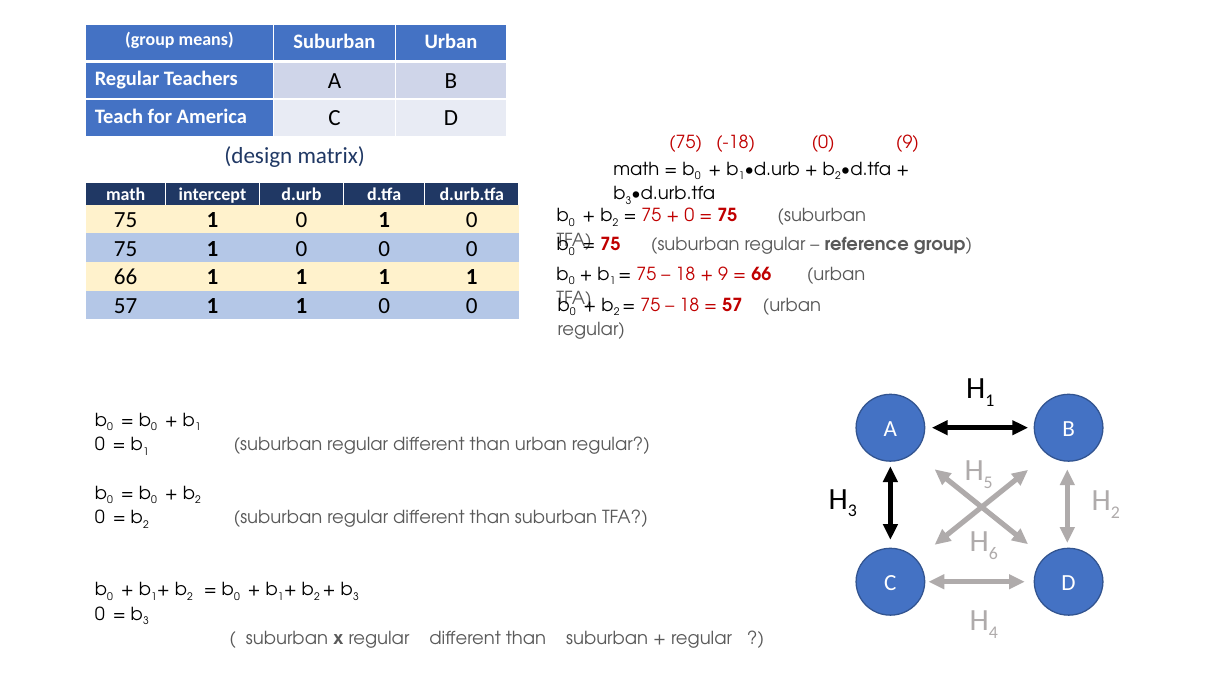
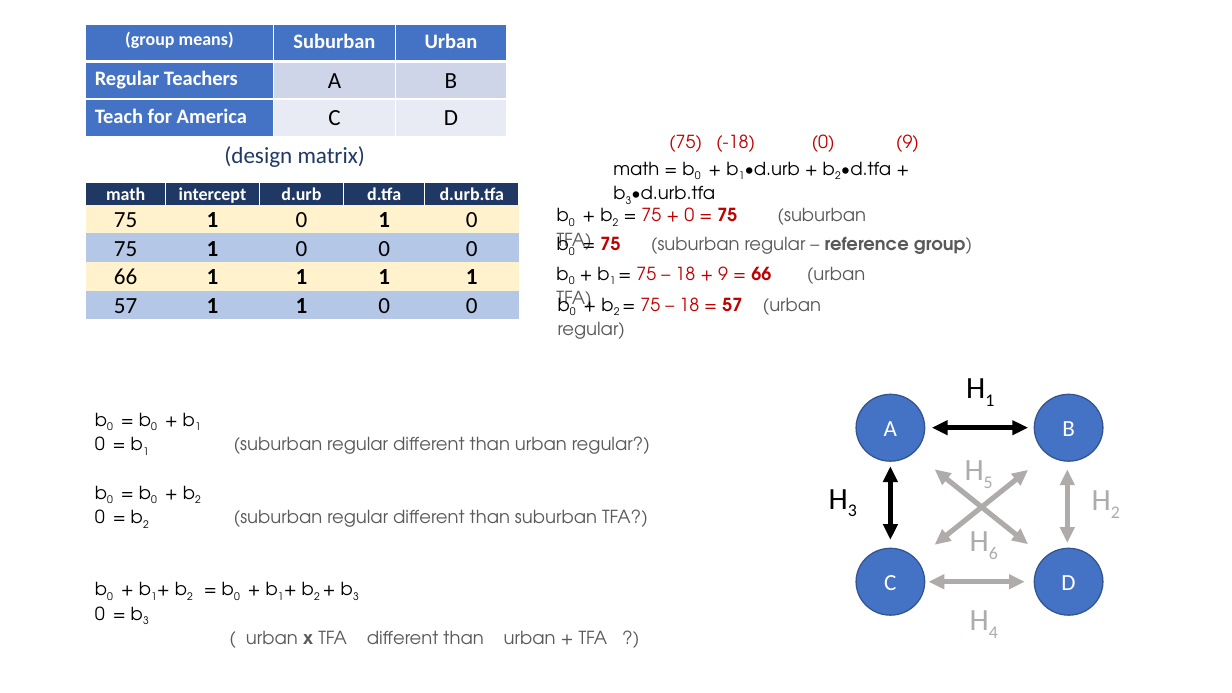
Before and after one commit to DS4PS/cpp-523-spr-2020, a slide deck: slide 25 of lectures/hypotheses-tests-with-dummy-variables.pptx. Drawn at 1232x693 pixels with LibreOffice and Linux fonts; fonts in the diff are those of the drawing. Boxes give left, top, right and bottom in pixels: in the first picture for what was removed or moved away, otherwise in the second. Text is boxed around its words. In the diff, an @@ line names an element or a change of style, - is before the commit and + after.

Commit message:
lectures

```diff
--- a/lectures/hypotheses-tests-with-dummy-variables.pptx
+++ b/lectures/hypotheses-tests-with-dummy-variables.pptx
@@ text at <box>246,630,608,644</box>: text changed @@
-( suburban x regular different than suburban + regular ?)
+( urban x TFA different than urban + TFA ?)
```
Also in this commit, not shown: 1 other file.
